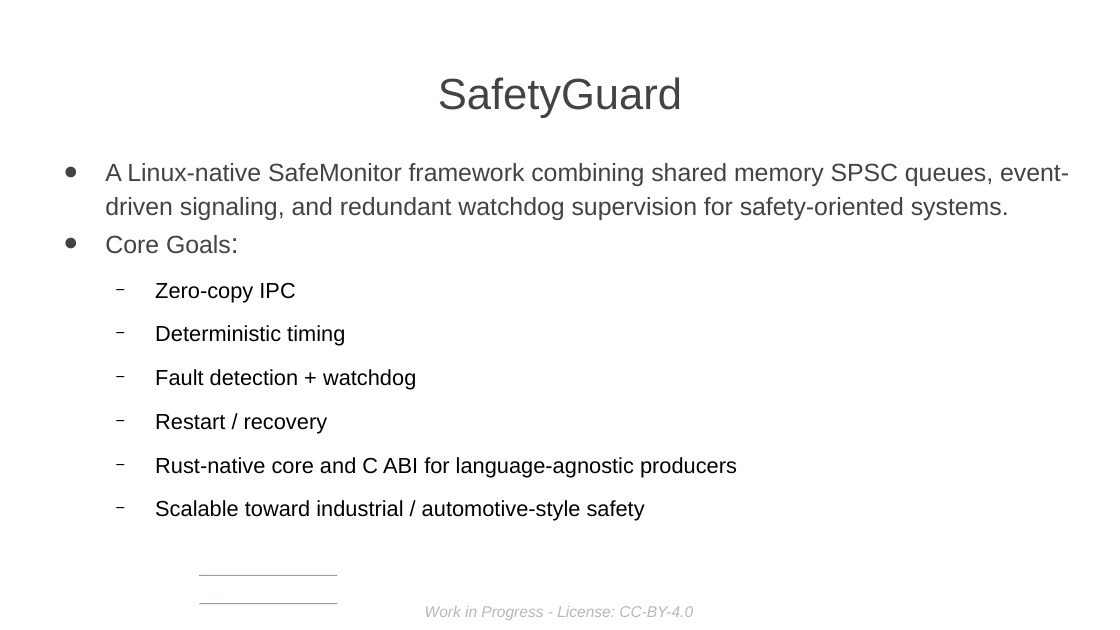
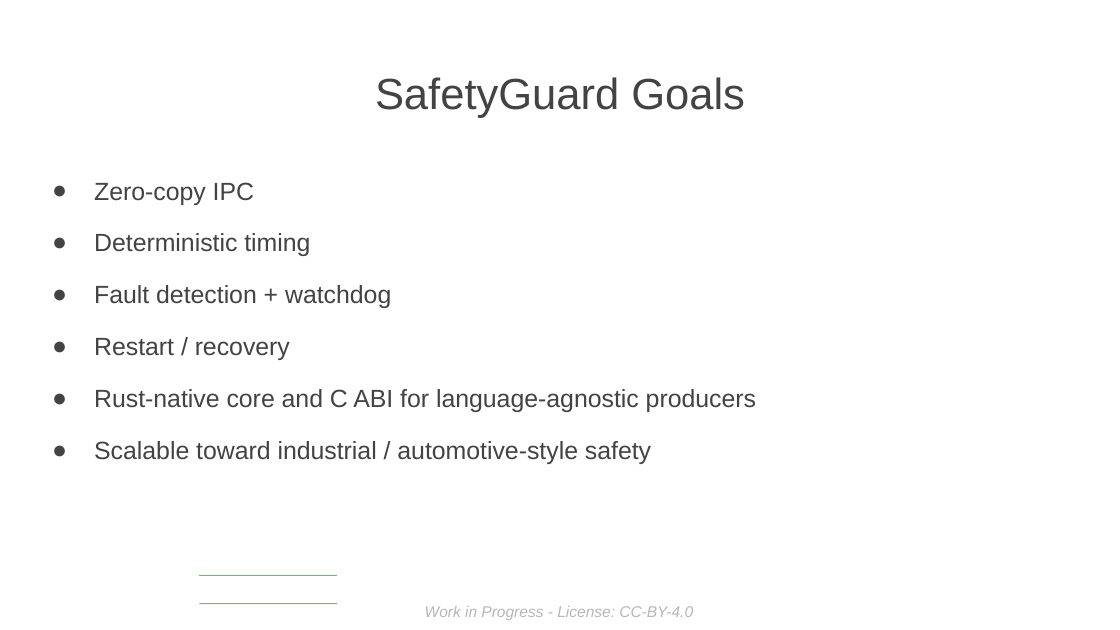
Before and after one commit to sduraiengineer/safetyguard, a slide deck: slide 3 of doc/ELISA Presentation MASTER for Workshop - London 2026.odp (slide 4 before the commit). Drawn at 1120x630 pixels with LibreOffice and Linux fonts; fonts in the diff are those of the drawing; background and template pictures are left out. Boxes give left, top, right and bottom in pixels: in the first picture for what was removed or moved away, otherwise in the second. Text is boxed around its words. In the diff, an @@ line names an element or a change of style, - is before the commit and + after.

```diff
--- a/doc/ELISA Presentation MASTER for Workshop - London 2026.odp
+++ b/doc/ELISA Presentation MASTER for Workshop - London 2026.odp
@@ title at (375,77,745,118): text changed @@
-SafetyGuard
+SafetyGuard Goals
@@ text "Zero-copy IPC" at (94,182,756,464): size 14 to 16 pt, text colour #000000 to #434343; bullet − to ●; list level 2 to 1 in "Zero-copy IPC"; line spacing 1 to 1.14; bullet colour #000000 to #434343; list level 2 to 1 in "Deterministic timing"; list level 2 to 1 in "Fault detection + watchdog"; list level 2 to 1 in "Restart / recovery"; list level 2 to 1 in "Rust-native core and C ABI ..."; list level 2 to 1 in "Scalable toward industrial / automotive-style ..." @@
@@ text at (105,163,1069,254): paragraphs removed @@
-● A Linux-native SafeMonitor framework combining shared memory SPSC queues, event-driven signaling, and redundant watchdog supervision for safety-oriented systems.
-● Core Goals:
```
Also in this commit, not shown: 9 other slides changed, 3 slides added, 4 slides removed, 2 other files.
